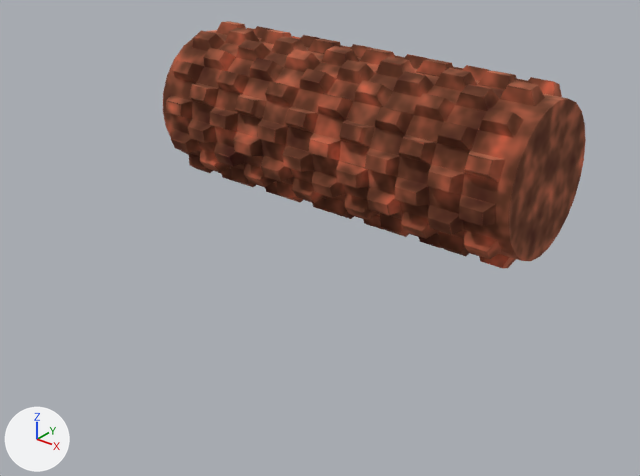
An edit to the FBX model Assets/Models/Trituradora.fbx, drawn before and after from the same camera.
The view is the same before and after, from a camera (50 mm lens) standing at (6.86, -9.41, 4.03) and looking at (0.18, -1.06, -1.15). The lights are fixed; the arrows at lower left show +X, +Y and +Z. The picture after the commit comes second. Where no turn or scale is listed for an object, it has been applied to the vertices.
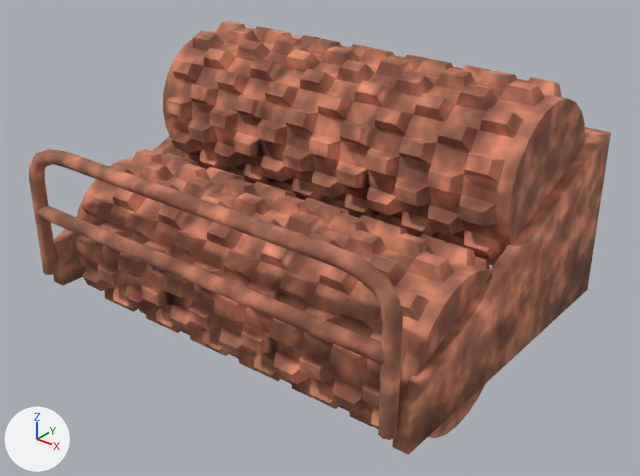
The newer file is also turned or shifted as a whole; pictures and numbers use the older file's frame.

Changed parts and their boxes (x1, y1, x2, y2) in the pictures (640 x 476 px):
'Circle', recoloured (lighter): (163, 21, 586, 265) in both
'Trituradora_1', added (brown): after (75, 150, 492, 439)
'Borde', added: after (53, 127, 611, 455)
'Baranda', added (brown): after (29, 149, 403, 440)

What changed in the scene script:
```text
Add img_textrituradora2_png:
    img_textrituradora2_png = load_image('TexTrituradora2.png', 'Textures/TexTrituradora2.png', 1024, 1024, 'sRGB')
Add img_trituradora3_png:
    img_trituradora3_png = load_image('Trituradora3.png', 'Textures/Trituradora3.png', 512, 512, 'sRGB')
Add mat_trituradora:
    mat_trituradora = principled_material('Trituradora')
    mat_trituradora.texture = img_textrituradora_png
    mat_trituradora.roughness = 1.0
Add mat_borde:
    mat_borde = principled_material('Borde')
    mat_borde.texture = img_textrituradora2_png
    mat_borde.roughness = 1.0
Add mat_baranda:
    mat_baranda = principled_material('Baranda')
    mat_baranda.texture = img_trituradora3_png
    mat_baranda.roughness = 1.0
Change me_circle_001:
    where me_circle_001.from_pydata(...)  # 936 vertices, 916 faces; spans x -2.84..2.84, y -1.16..1.16, z -1.16..1.16
    remove me_circle_001.materials.append(mat_material)  # picture img_textrituradora_png
    add me_circle_001.materials.append(mat_trituradora)  # picture img_textrituradora_png
Add me_cube_002:
    me_cube_002.from_pydata(...)  # 24 vertices, 24 faces; spans x -3.0..3.0, y -1.3..3.2, z -1.3..1.0
    me_cube_002.materials.append(mat_borde)  # picture img_textrituradora2_png
Add me_béziercurve:
    me_béziercurve.from_pydata(...)  # 170 vertices, 155 faces; spans x -2.95..2.95, y -0.1..0.1, z -1.83..0.1
    me_béziercurve.materials.append(mat_baranda)  # picture img_trituradora3_png
Add ob_trituradora_1:
    ob_trituradora_1 = bpy.data.objects.new('Trituradora_1', me_circle_001.copy())  # the mesh of ob_circle
    ob_trituradora_1.location = (0.0, -1.82, -1.52)
Add ob_borde:
    ob_borde = bpy.data.objects.new('Borde', me_cube_002)
    ob_borde.location = (0.0, -1.82, -0.72)
Add ob_baranda:
    ob_baranda = bpy.data.objects.new('Baranda', me_béziercurve)
    ob_baranda.location = (-0.05, -3.22, 0.04)
```
